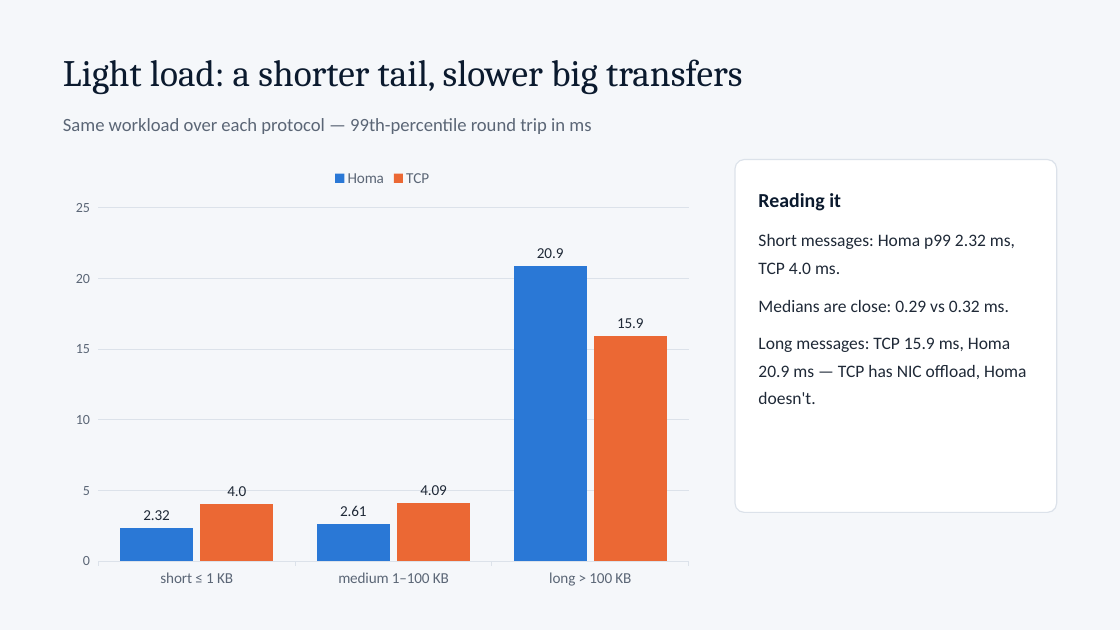
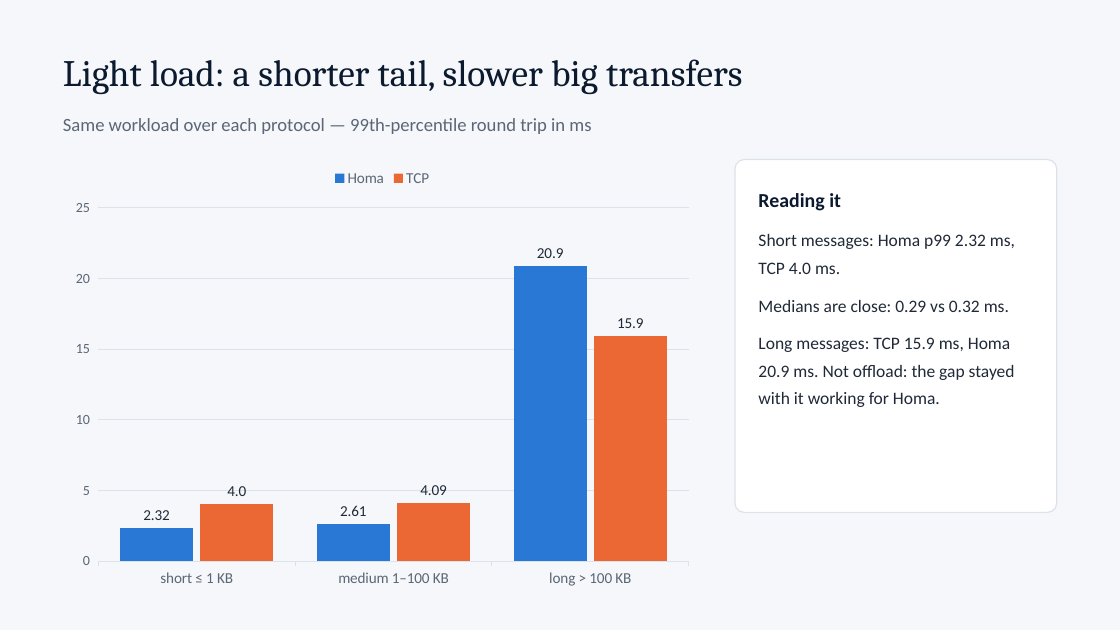
Before and after one commit to dcantor/homa-lab, a slide deck: slide 17 of docs/homa-lab.pptx. Drawn at 1120x630 pixels with LibreOffice and Linux fonts; fonts in the diff are those of the drawing. Boxes give left, top, right and bottom in pixels: in the first picture for what was removed or moved away, otherwise in the second. Text is boxed around its words. In the diff, an @@ line names an element or a change of style, - is before the commit and + after.

```diff
--- a/docs/homa-lab.pptx
+++ b/docs/homa-lab.pptx
@@ text at (x1=758, y1=337, x2=1015, y2=407): text changed @@
-Long messages: TCP 15.9 ms, Homa 20.9 ms — TCP has NIC offload, Homa doesn't.
+Long messages: TCP 15.9 ms, Homa 20.9 ms. Not offload: the gap stayed with it working for Homa.
```
Also in this commit, not shown: 7 other slides changed, 16 other files.
